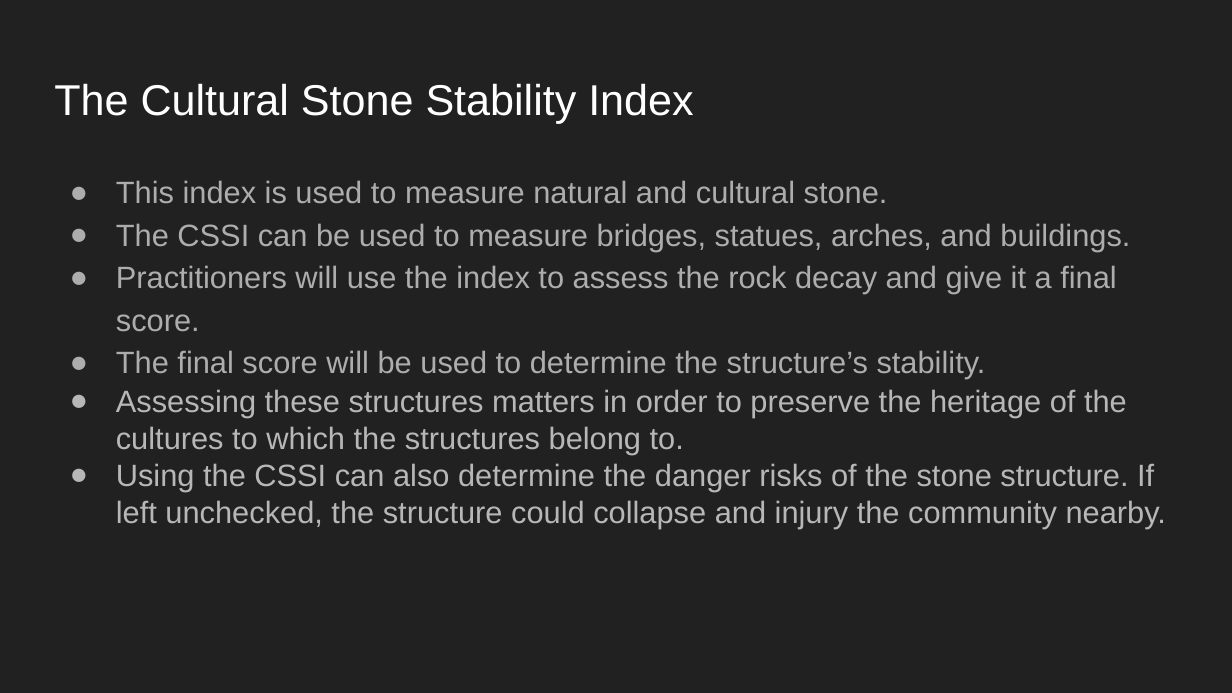
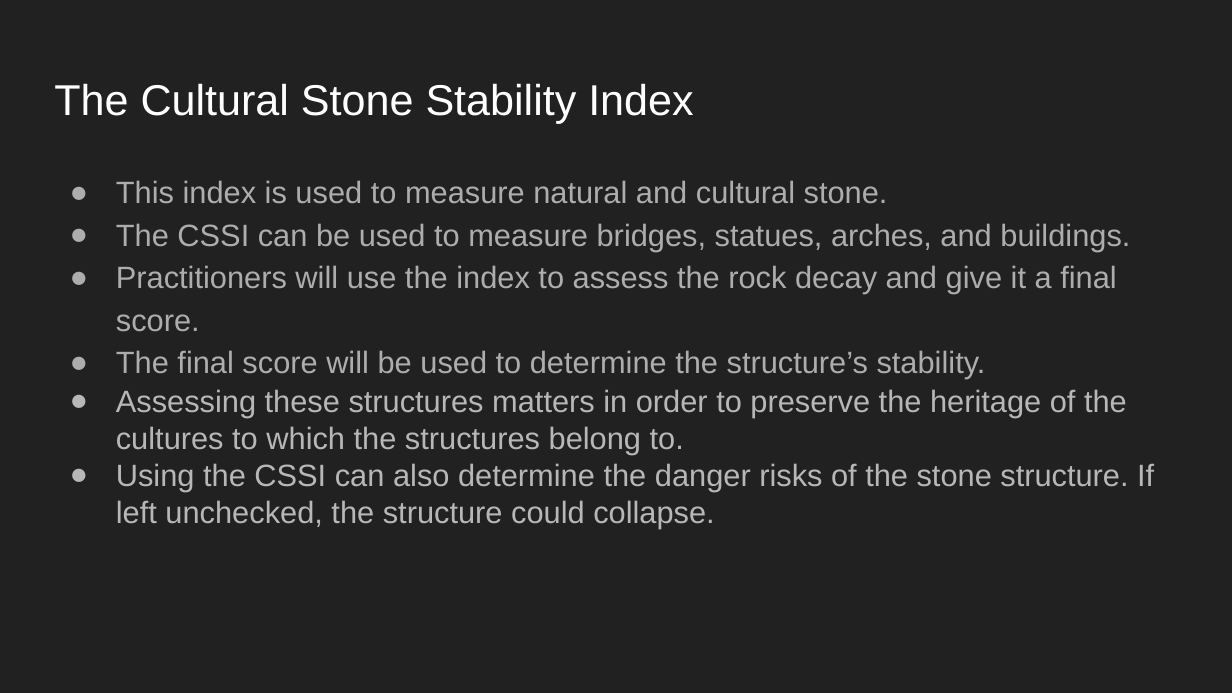
Before and after one commit to the-norman-sicily-project/website, a slide deck: slide 3 of site/content/en/resources/learn/assessing_the_stone_stability_of_norman_sicilys_monuments/Architecture_and_Stone_Stability_in_Norman_Sicily.pptx. Drawn at 1232x693 pixels with LibreOffice and Linux fonts; fonts in the diff are those of the drawing. Boxes give left, top, right and bottom in pixels: in the first picture for what was removed or moved away, otherwise in the second. Text is boxed around its words. In the diff, an @@ line names an element or a change of style, - is before the commit and + after.

```diff
--- a/site/content/en/resources/learn/assessing_the_stone_stability_of_norman_sicilys_monuments/Architecture_and_Stone_Stability_in_Norman_Sicily.pptx
+++ b/site/content/en/resources/learn/assessing_the_stone_stability_of_norman_sicilys_monuments/Architecture_and_Stone_Stability_in_Norman_Sicily.pptx
@@ text at (116, 463, 1154, 528): text changed @@
-● Using the CSSI can also determine the danger risks of the stone structure. If left unchecked, the structure could collapse and injury the community nearby.
+● Using the CSSI can also determine the danger risks of the stone structure. If left unchecked, the structure could collapse.
```
Also in this commit, not shown: 5 other slides changed, 6 other files.
